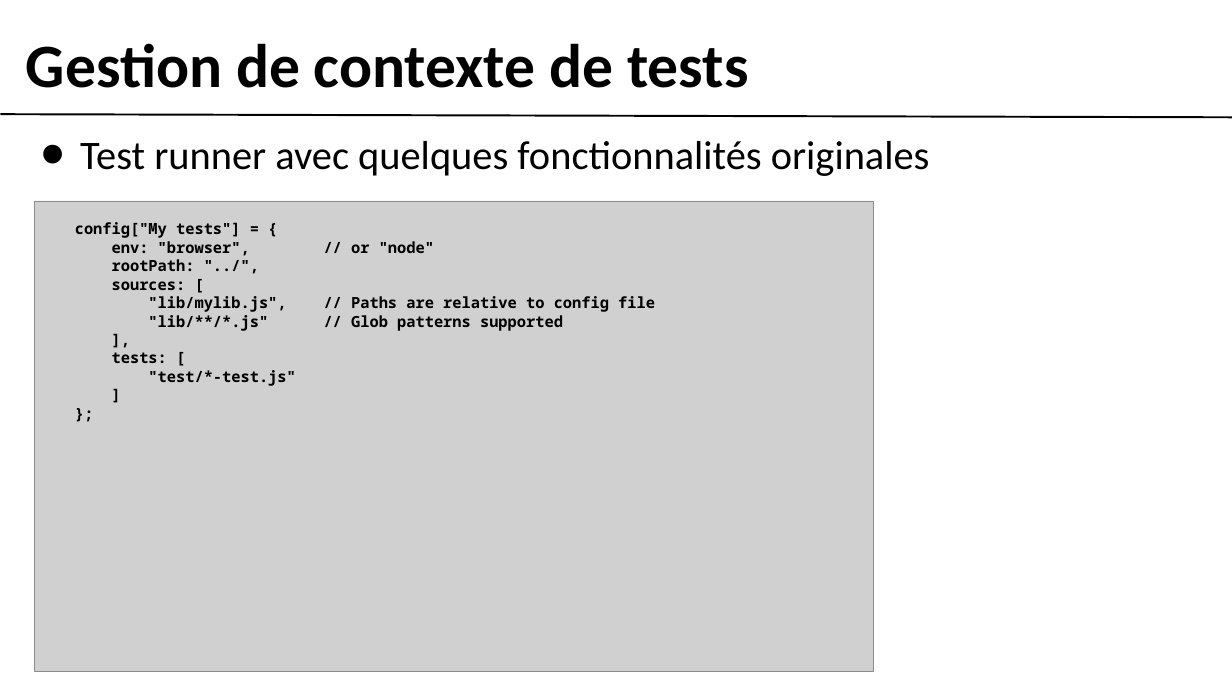
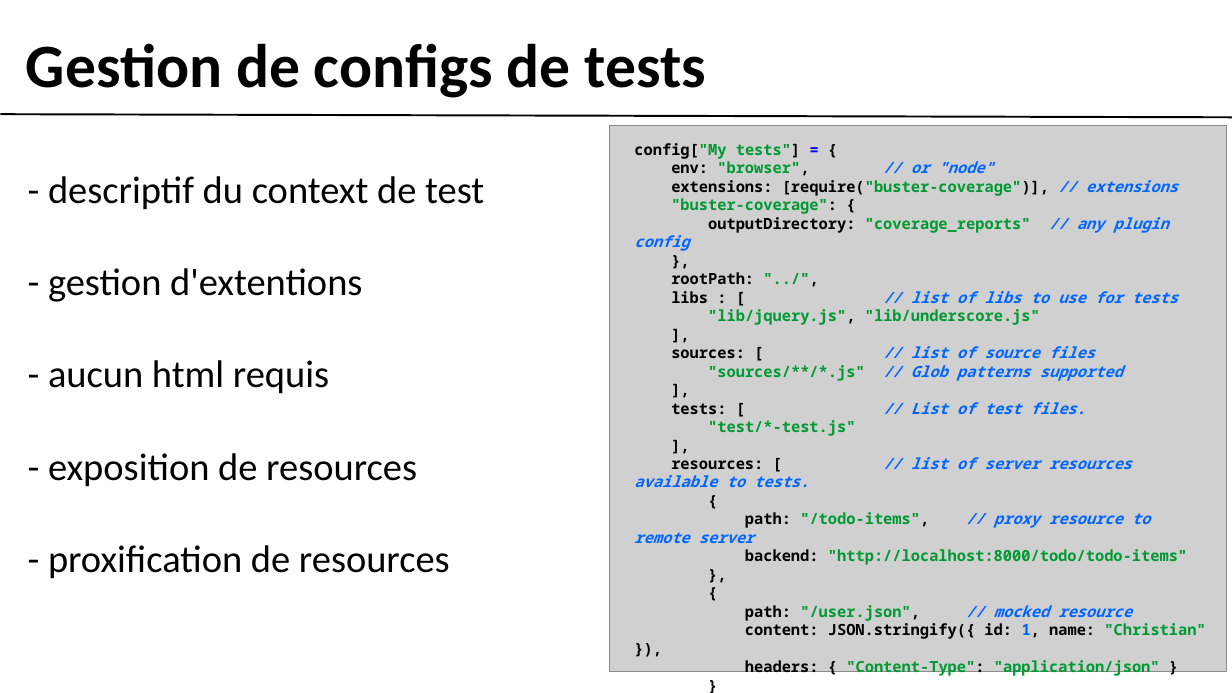
Before and after one commit to gobengo/devoxx-panorama-js-testing, a slide deck: slide 5 of doc/buster_part.ppt. Drawn at 1232x693 pixels with LibreOffice and Linux fonts; fonts in the diff are those of the drawing; grey boxes stand for pictures; background and template pictures are left out. Boxes give left, top, right and bottom in pixels: in the first picture for what was removed or moved away, otherwise in the second. Text is boxed around its words. In the diff, an @@ line names an element or a change of style, - is before the commit and + after.

```diff
--- a/doc/buster_part.ppt
+++ b/doc/buster_part.ppt
@@ text at [26, 43, 706, 98]: text changed @@
-Gestion de contexte de tests
+Gestion de configs de tests
@@ text removed at [80, 141, 930, 176] @@
-• Test runner avec quelques fonctionnalités originales
@@ picture: place and size @@
-picture at [35, 201, 873, 671]
+picture at [610, 126, 1226, 671]
@@ text added at [634, 143, 1205, 639], 16 pt, text #009933, bold @@
+config["My tests"] = {
+env: "browser", // or "node"
+extensions: [require("buster-coverage")], // extensions
+"buster-coverage": {
+outputDirectory: "coverage_reports" // any plugin config
+},
+rootPath: "../",
+libs : [ // list of libs to use for tests
+"lib/jquery.js", "lib/underscore.js"
+],
+sources: [ // list of source files
+"sources/**/*.js" // Glob patterns supported
+],
+tests: [ // List of test files.
+"test/*-test.js"
+],
+resources: [ // list of server resources available to tests.
+{
+path: "/todo-items", // proxy resource to remote server
+backend: "http://localhost:8000/todo/todo-items"
+},
+{
+path: "/user.json", // mocked resource
+content: JSON.stringify({ id: 1, name: "Christian" }),
+headers: { "Content-Type": "application/json" }
+}
+]
+};
@@ text added at [48, 176, 484, 579], 40 pt, text #000000 @@
+- descriptif du context de test
+- gestion d'extentions
+- aucun html requis
+- exposition de resources
+- proxification de resources
@@ text removed at [75, 222, 655, 331] @@
-config["My tests"] = {
-env: "browser", // or "node"
-rootPath: "../",
-sources: [
-"lib/mylib.js", // Paths are relative to config file
-"lib/**/*.js" // Glob patterns supported
-],
-tests: [
-"test/*-test.js"
-]
-};
```
Also in this commit, not shown: 5 other slides changed, 1 other file.
